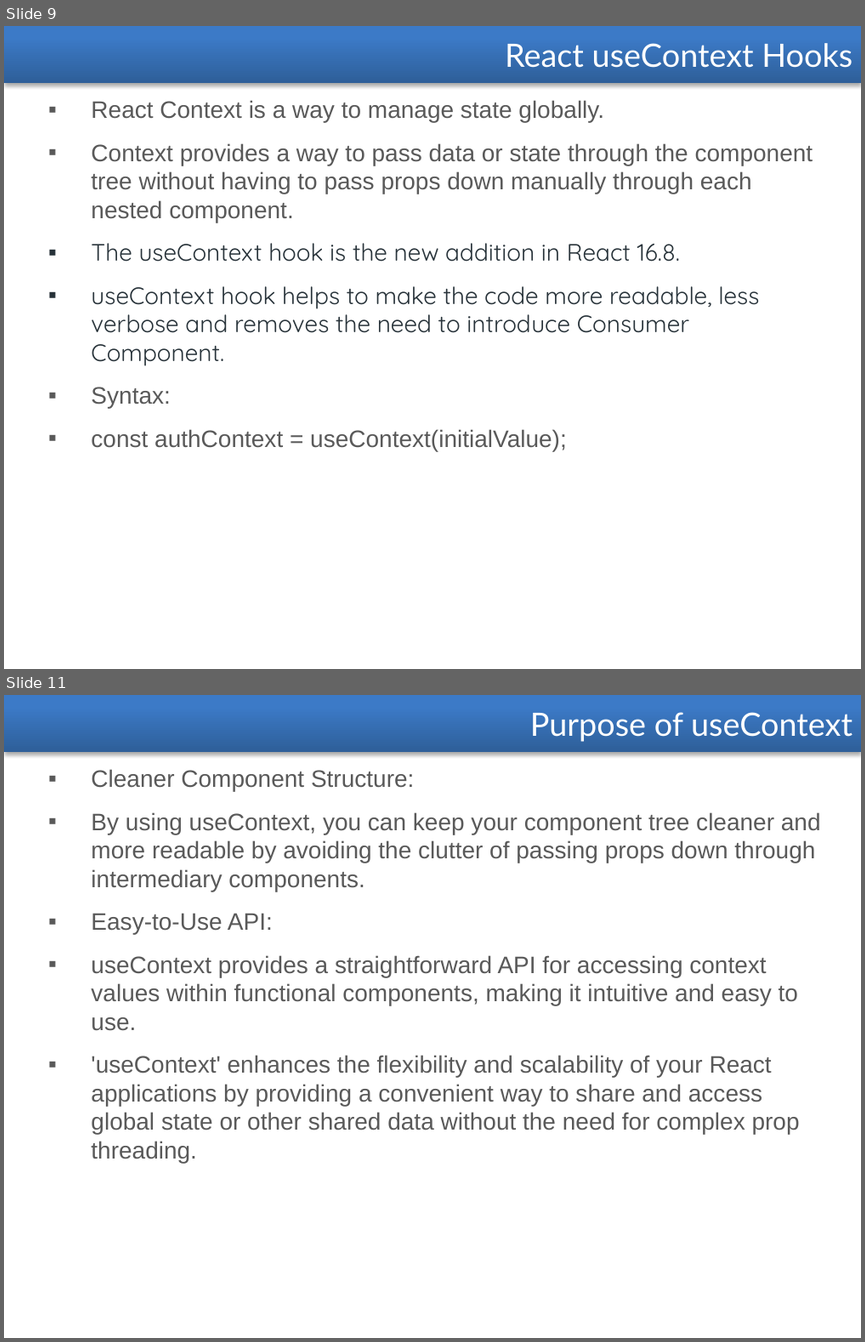
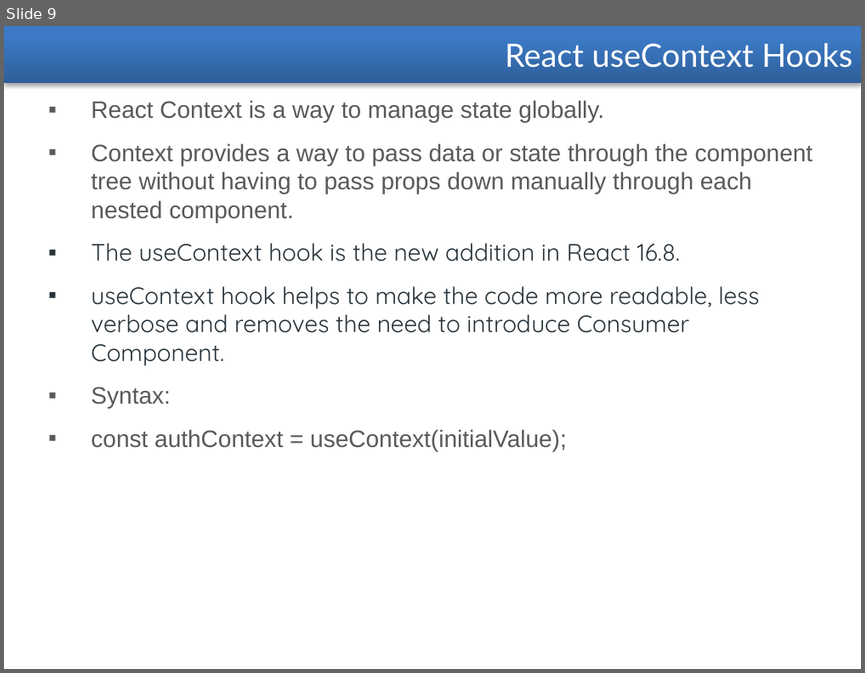
Before and after one commit to santuparsi/react-dotnet-repo, a slide deck: React/PPT/React-Hooks.pptx. Shown one above the other, each under a label of ours: slides 9 and 11 before the commit, slide 9 after it; the slides between them are not shown. The pictures are 865x1342 and 865x673 pixels, drawn with LibreOffice and Linux fonts; fonts in the diff are those of the drawing. Boxes give left, top, right and bottom in pixels: in the first picture for what was removed or moved away, otherwise in the second. Text is boxed around its words. In the diff, an @@ line names an element or a change of style, - is before the commit and + after.

```diff
--- a/React/PPT/React-Hooks.pptx
+++ b/React/PPT/React-Hooks.pptx
@@ slide 11 removed at (x1=4, y1=695, x2=861, y2=1338), background #FFFFFF @@
@@ rectangle removed at (x1=4, y1=695, x2=861, y2=753) @@
-Purpose of useContext
@@ text removed at (x1=91, y1=769, x2=821, y2=1163) @@
-▪ Cleaner Component Structure:
-▪ By using useContext, you can keep your component tree cleaner and more readable by avoiding the clutter of passing props down through intermediary components.
-▪ Easy-to-Use API:
-▪ useContext provides a straightforward API for accessing context values within functional components, making it intuitive and easy to use.
-▪ 'useContext' enhances the flexibility and scalability of your React applications by providing a convenient way to share and access global state or other shared data without the need for complex prop threading.
```
Also in this commit, not shown: 2 other slides removed, 24 other files.
